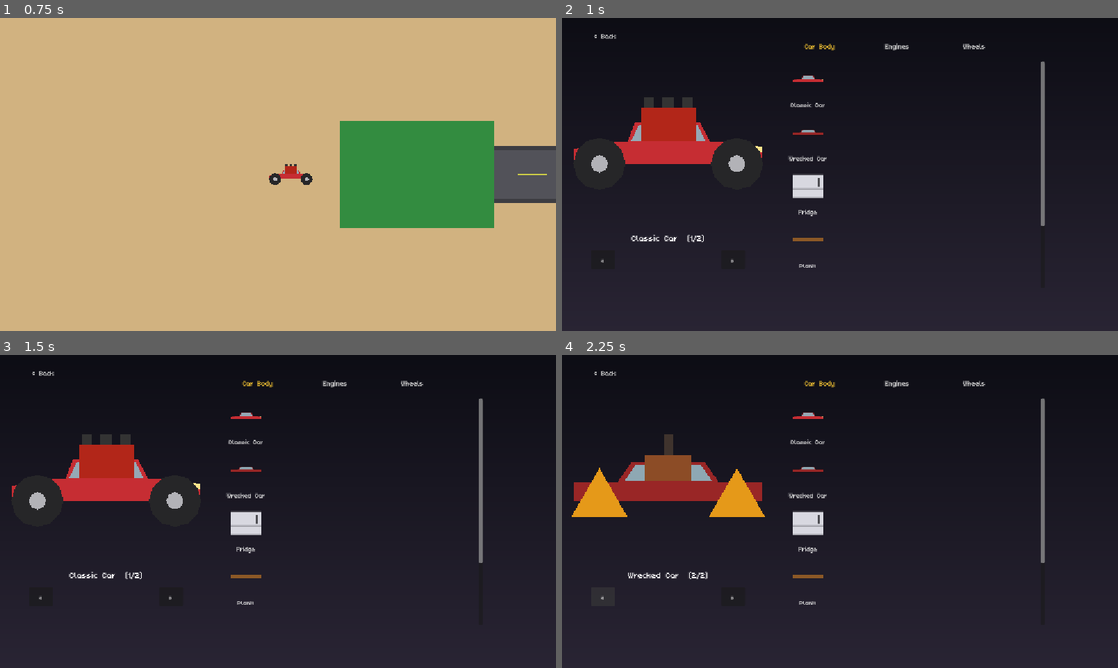
Above: before the commit, frames 1-4 (two rows, left to right).
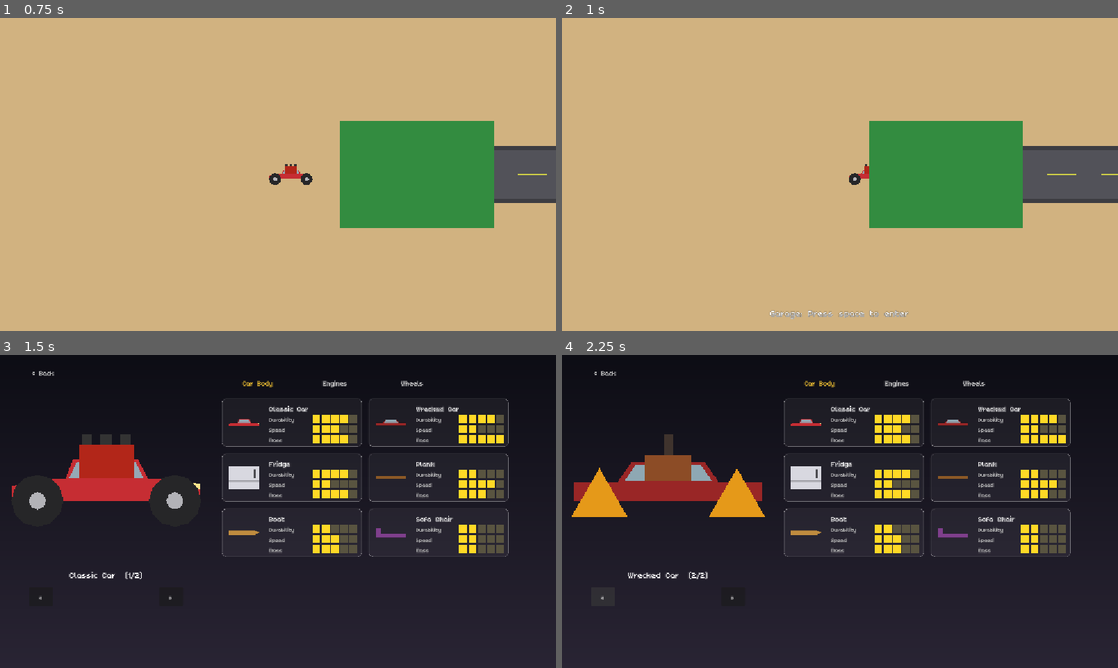
Above: after the commit, the same moments.

Repository: davidkovacwebdev/junkyard-drag-racing
Game: Godot game, scene res://scenes/world/main.tscn
Same seed, same stepped clock (60 frames per second), same inputs: the game is played once before the commit and once after it.
Inputs (mouse positions are in pixels of both pictures, inside the frame that each line leads up to):
- Up to frame 1 (0.75 s): tap Enter at 0.5 s; move the mouse to (400, 158) at 0.52 s; hold D from 0.53 s (still down); click (400, 158) at 0.67 s
- Up to frame 2 (1 s): keep holding D; tap Space at 0.77 s
- Up to frame 3 (1.5 s): release D at 1.25 s; tap Space at 1.25 s; drag from (166, 527) to (250, 574) at 1.27 s
- Up to frame 4 (2.25 s): click "<" at 2 s

Frame 1 is identical in both runs. In frame 2, 100% of the frame differs, in the area x 0-100%, y 0-100%; in frame 3, 6.7%; in frame 4, 6.7%.

Commit message:
Add stat display/2-col grid to garage parts, fix building Y-sort scope
Parts add a speed stat (durability/mass already existed); each catalog
row is now a bordered card in a 2-column grid, icon vertically centered
next to the title and three Durability/Speed/Mass 5-cell rating bars.

Buildings now mimic 3D depth: Obstacle's collision only covers the
bottom slice of its visual (the footprint), with a dedicated y-sorted
"Sortables" group (just the car + buildings, not ground/road/decor) so
the car draws behind or in front of a building based on relative Y.

Diff:
--- a/scenes/garage/garage.tscn
+++ b/scenes/garage/garage.tscn
@@ -103,11 +103,13 @@
 [node name="PartsScroll" type="ScrollContainer" parent="."]
 offset_left = 460.0
 offset_top = 90.0
-offset_right = 1000.0
+offset_right = 1140.0
 offset_bottom = 560.0
 
-[node name="PartsList" type="VBoxContainer" parent="PartsScroll"]
-theme_override_constants/separation = 14
+[node name="PartsList" type="GridContainer" parent="PartsScroll"]
+columns = 2
+theme_override_constants/h_separation = 14
+theme_override_constants/v_separation = 14
 
 [connection signal="pressed" from="PrevButton" to="." method="_on_prev_pressed"]
 [connection signal="pressed" from="NextButton" to="." method="_on_next_pressed"]
--- a/scenes/garage/part_slot.tscn
+++ b/scenes/garage/part_slot.tscn
@@ -1,22 +1,84 @@
-[gd_scene load_steps=3 format=3]
+[gd_scene load_steps=5 format=3]
 
 [ext_resource type="Script" path="res://scripts/garage/part_slot.gd" id="1"]
 [ext_resource type="PackedScene" path="res://scenes/garage/part_icon.tscn" id="2"]
+[ext_resource type="PackedScene" path="res://scenes/garage/stat_bar.tscn" id="3"]
 
-[node name="PartSlot" type="VBoxContainer"]
-custom_minimum_size = Vector2(100, 0)
+[sub_resource type="StyleBoxFlat" id="StyleBoxFlat_1"]
+bg_color = Color(1, 1, 1, 0.05)
+border_width_left = 1
+border_width_top = 1
+border_width_right = 1
+border_width_bottom = 1
+border_color = Color(1, 1, 1, 0.18)
+corner_radius_top_left = 8
+corner_radius_top_right = 8
+corner_radius_bottom_left = 8
+corner_radius_bottom_right = 8
+content_margin_left = 10.0
+content_margin_top = 8.0
+content_margin_right = 10.0
+content_margin_bottom = 8.0
+
+[node name="PartSlot" type="PanelContainer"]
 mouse_filter = 0
-alignment = 1
-theme_override_constants/separation = 6
+theme_override_styles/panel = SubResource("StyleBoxFlat_1")
 script = ExtResource("1")
 
-[node name="Icon" parent="." instance=ExtResource("2")]
+[node name="Row" type="HBoxContainer" parent="."]
 mouse_filter = 2
-size_flags_horizontal = 4
+theme_override_constants/separation = 16
 
-[node name="NameLabel" type="Label" parent="."]
+[node name="Icon" parent="Row" instance=ExtResource("2")]
 mouse_filter = 2
-theme_override_font_sizes/font_size = 15
-theme_override_colors/font_color = Color(0.9, 0.9, 0.9, 1)
-horizontal_alignment = 1
-autowrap_mode = 2
+size_flags_vertical = 4
+
+[node name="Info" type="VBoxContainer" parent="Row"]
+mouse_filter = 2
+size_flags_horizontal = 3
+size_flags_vertical = 4
+theme_override_constants/separation = 5
+
+[node name="TitleLabel" type="Label" parent="Row/Info"]
+mouse_filter = 2
+theme_override_font_sizes/font_size = 17
+theme_override_colors/font_color = Color(1, 1, 1, 1)
+
+[node name="DurabilityRow" type="HBoxContainer" parent="Row/Info"]
+mouse_filter = 2
+theme_override_constants/separation = 10
+
+[node name="DurabilityLabel" type="Label" parent="Row/Info/DurabilityRow"]
+mouse_filter = 2
+custom_minimum_size = Vector2(80, 0)
+theme_override_font_sizes/font_size = 13
+theme_override_colors/font_color = Color(0.75, 0.75, 0.75, 1)
+text = "Durability"
+
+[node name="DurabilityBar" parent="Row/Info/DurabilityRow" instance=ExtResource("3")]
+
+[node name="SpeedRow" type="HBoxContainer" parent="Row/Info"]
+mouse_filter = 2
+theme_override_constants/separation = 10
+
+[node name="SpeedLabel" type="Label" parent="Row/Info/SpeedRow"]
+mouse_filter = 2
+custom_minimum_size = Vector2(80, 0)
+theme_override_font_sizes/font_size = 13
+theme_override_colors/font_color = Color(0.75, 0.75, 0.75, 1)
+text = "Speed"
+
+[node name="SpeedBar" parent="Row/Info/SpeedRow" instance=ExtResource("3")]
+
+[node name="MassRow" type="HBoxContainer" parent="Row/Info"]
+mouse_filter = 2
+theme_override_constants/separation = 10
+
+[node name="MassLabel" type="Label" parent="Row/Info/MassRow"]
+mouse_filter = 2
+custom_minimum_size = Vector2(80, 0)
+theme_override_font_sizes/font_size = 13
+theme_override_colors/font_color = Color(0.75, 0.75, 0.75, 1)
+text = "Mass"
+
+[node name="MassBar" parent="Row/Info/MassRow" instance=ExtResource("3")]
--- /dev/null
+++ b/scenes/garage/stat_bar.tscn
@@ -0,0 +1,33 @@
+[gd_scene load_steps=2 format=3]
+
+[ext_resource type="Script" path="res://scripts/garage/stat_bar.gd" id="1"]
+
+[node name="StatBar" type="HBoxContainer"]
+mouse_filter = 2
+theme_override_constants/separation = 3
+script = ExtResource("1")
+
+[node name="Cell0" type="ColorRect" parent="."]
+custom_minimum_size = Vector2(16, 8)
+mouse_filter = 2
+color = Color(0.35, 0.33, 0.25, 1)
+
+[node name="Cell1" type="ColorRect" parent="."]
+custom_minimum_size = Vector2(16, 8)
+mouse_filter = 2
+color = Color(0.35, 0.33, 0.25, 1)
+
+[node name="Cell2" type="ColorRect" parent="."]
+custom_minimum_size = Vector2(16, 8)
+mouse_filter = 2
+color = Color(0.35, 0.33, 0.25, 1)
+
+[node name="Cell3" type="ColorRect" parent="."]
+custom_minimum_size = Vector2(16, 8)
+mouse_filter = 2
+color = Color(0.35, 0.33, 0.25, 1)
+
+[node name="Cell4" type="ColorRect" parent="."]
+custom_minimum_size = Vector2(16, 8)
+mouse_filter = 2
+color = Color(0.35, 0.33, 0.25, 1)
--- a/scenes/parts/bodies/body_boat.tscn
+++ b/scenes/parts/bodies/body_boat.tscn
@@ -9,6 +9,7 @@
 display_name = "Boat"
 mass = 12.0
 durability = 55.0
+speed = 3.5
 material_type = 1
 max_wheels = 2
 
--- a/scenes/parts/bodies/body_classic.tscn
+++ b/scenes/parts/bodies/body_classic.tscn
@@ -9,6 +9,7 @@
 display_name = "Classic Car"
 mass = 18.0
 durability = 100.0
+speed = 4.0
 material_type = 0
 max_wheels = 2
 color = Color(0.78, 0.18, 0.2, 1)
--- a/scenes/parts/bodies/body_fridge.tscn
+++ b/scenes/parts/bodies/body_fridge.tscn
@@ -9,6 +9,7 @@
 display_name = "Fridge"
 mass = 18.0
 durability = 110.0
+speed = 2.0
 material_type = 0
 max_wheels = 2
 
--- a/scenes/parts/bodies/body_plank.tscn
+++ b/scenes/parts/bodies/body_plank.tscn
@@ -9,6 +9,7 @@
 display_name = "Plank"
 mass = 14.0
 durability = 60.0
+speed = 5.5
 material_type = 1
 max_wheels = 2
 
--- a/scenes/parts/bodies/body_sofa.tscn
+++ b/scenes/parts/bodies/body_sofa.tscn
@@ -9,6 +9,7 @@
 display_name = "Sofa Chair"
 mass = 10.0
 durability = 40.0
+speed = 3.0
 material_type = 6
 max_wheels = 2
 
--- a/scenes/parts/bodies/body_wrecked_car.tscn
+++ b/scenes/parts/bodies/body_wrecked_car.tscn
@@ -9,6 +9,7 @@
 display_name = "Wrecked Car"
 mass = 20.0
 durability = 100.0
+speed = 3.0
 material_type = 0
 max_wheels = 2
 
--- a/scenes/parts/engines/engine_boiler.tscn
+++ b/scenes/parts/engines/engine_boiler.tscn
@@ -9,6 +9,7 @@
 display_name = "Boiler"
 mass = 22.0
 durability = 140.0
+speed = 1.5
 material_type = 0
 power = 1.5
 
--- a/scenes/parts/engines/engine_jet.tscn
+++ b/scenes/parts/engines/engine_jet.tscn
@@ -9,6 +9,7 @@
 display_name = "Jet Engine"
 mass = 16.0
 durability = 90.0
+speed = 8.0
 material_type = 0
 power = 8.0
 
--- a/scenes/parts/engines/engine_propeller.tscn
+++ b/scenes/parts/engines/engine_propeller.tscn
@@ -9,6 +9,7 @@
 display_name = "Propeller"
 mass = 7.0
 durability = 50.0
+speed = 5.5
 material_type = 0
 power = 5.5
 
--- a/scenes/parts/engines/engine_sail.tscn
+++ b/scenes/parts/engines/engine_sail.tscn
@@ -9,6 +9,7 @@
 display_name = "Sail"
 mass = 4.0
 durability = 20.0
+speed = 0.8
 material_type = 6
 power = 0.8
 
--- a/scenes/parts/engines/engine_v6.tscn
+++ b/scenes/parts/engines/engine_v6.tscn
@@ -9,6 +9,7 @@
 display_name = "V6 Engine"
 mass = 12.0
 durability = 120.0
+speed = 3.5
 material_type = 0
 power = 3.5
 
--- a/scenes/parts/wheels/wheel_bicycle.tscn
+++ b/scenes/parts/wheels/wheel_bicycle.tscn
@@ -9,6 +9,7 @@
 display_name = "Bicycle Wheel"
 mass = 3.0
 durability = 40.0
+speed = 6.5
 material_type = 4
 
 [node name="WheelBicycle" type="RigidBody2D"]
--- a/scenes/parts/wheels/wheel_square.tscn
+++ b/scenes/parts/wheels/wheel_square.tscn
@@ -9,6 +9,7 @@
 display_name = "Square Wheel"
 mass = 5.0
 durability = 90.0
+speed = 1.0
 material_type = 0
 
 [node name="WheelSquare" type="RigidBody2D"]
--- a/scenes/parts/wheels/wheel_standard.tscn
+++ b/scenes/parts/wheels/wheel_standard.tscn
@@ -9,6 +9,7 @@
 display_name = "Standard Wheel"
 mass = 4.0
 durability = 60.0
+speed = 5.0
 material_type = 4
 
 [node name="WheelStandard" type="RigidBody2D"]
--- a/scenes/parts/wheels/wheel_toilet.tscn
+++ b/scenes/parts/wheels/wheel_toilet.tscn
@@ -9,6 +9,7 @@
 display_name = "Toilet Bowl Wheel"
 mass = 8.0
 durability = 25.0
+speed = 1.5
 material_type = 3
 
 [node name="WheelToilet" type="RigidBody2D"]
--- a/scenes/parts/wheels/wheel_triangle.tscn
+++ b/scenes/parts/wheels/wheel_triangle.tscn
@@ -9,6 +9,7 @@
 display_name = "Triangle Wheel"
 mass = 6.0
 durability = 70.0
+speed = 2.0
 material_type = 2
 
 [node name="WheelTriangle" type="RigidBody2D"]
--- a/scenes/parts/wheels/wheel_tv.tscn
+++ b/scenes/parts/wheels/wheel_tv.tscn
@@ -9,6 +9,7 @@
 display_name = "CRT TV Wheel"
 mass = 10.0
 durability = 20.0
+speed = 0.8
 material_type = 5
 
 [node name="WheelTV" type="RigidBody2D"]
--- a/scenes/world/drag_strip.tscn
+++ b/scenes/world/drag_strip.tscn
@@ -13,6 +13,7 @@
 position = Vector2(-1150, -270)
 display_name = "Drag Strip"
 interior_scene = ExtResource("3")
+collision_height_fraction = 1.0
 
 [node name="Sign" type="Label" parent="."]
 offset_left = -1420.0
--- a/scenes/world/main.tscn
+++ b/scenes/world/main.tscn
@@ -24,9 +24,12 @@
 [node name="DragStrip" parent="." instance=ExtResource("5")]
 position = Vector2(3200, 0)
 
-[node name="PlayerCar" parent="." instance=ExtResource("1")]
+[node name="Sortables" type="Node2D" parent="."]
+y_sort_enabled = true
 
-[node name="House" parent="." instance=ExtResource("2")]
+[node name="PlayerCar" parent="Sortables" instance=ExtResource("1")]
+
+[node name="House" parent="Sortables" instance=ExtResource("2")]
 position = Vector2(300, 0)
 size = Vector2(320, 220)
 rect_color = Color(0.2, 0.55, 0.25, 1)
--- a/scripts/garage/garage.gd
+++ b/scripts/garage/garage.gd
@@ -9,7 +9,7 @@
 
 @onready var _car_view: CarView = $CarPreview
 @onready var _name_label: Label = $NameLabel
-@onready var _parts_list: VBoxContainer = $PartsScroll/PartsList
+@onready var _parts_list: GridContainer = $PartsScroll/PartsList
 @onready var _body_filter_button: Button = $BodyFilterButton
 @onready var _engine_filter_button: Button = $EngineFilterButton
 @onready var _wheel_filter_button: Button = $WheelFilterButton
--- a/scripts/garage/part_slot.gd
+++ b/scripts/garage/part_slot.gd
@@ -1,25 +1,45 @@
 class_name PartSlot
-extends VBoxContainer
+extends PanelContainer
 ## A part row that's both a drag source and a drop target — used for
-## every catalog list row AND for the car's own equipped-part icons.
-## Dragging a catalog row onto the car equips it; dragging the car's
-## current part onto a catalog row does the exact same equip, just
-## started from the other side ("vice versa") — whichever PartSlot
-## receives the drop just tells `garage` to equip the dragged part into
-## the currently-viewed car's matching category, regardless of which
-## slot it lands on.
+## every catalog list row. Dragging it onto the car equips it; dragging
+## the car's own part onto a catalog row does the exact same equip,
+## just started from the other side — whichever PartSlot receives the
+## drop just tells `garage` to equip the dragged part into the
+## currently-viewed car's matching category, regardless of which slot
+## it lands on.
+##
+## Layout: icon on the left, title + Durability/Speed/Mass stat bars
+## on the right.
 
 var category: PartData.Category
 var part: PartData
 var garage: Garage
 
-@onready var _icon: PartIcon = $Icon
-@onready var _name_label: Label = $NameLabel
+@onready var _icon: PartIcon = $Row/Icon
+@onready var _title_label: Label = $Row/Info/TitleLabel
+@onready var _durability_bar: StatBar = $Row/Info/DurabilityRow/DurabilityBar
+@onready var _speed_bar: StatBar = $Row/Info/SpeedRow/SpeedBar
+@onready var _mass_bar: StatBar = $Row/Info/MassRow/MassBar
+
+## Calibrated against the actual min/max seen across the current part
+## catalog (see the "speed = " values authored on each part scene, and
+## the mass/durability survey behind them) — not a physical unit, just
+## enough spread that a 1 and a 5 both show up somewhere in the catalog.
+const _MASS_RANGE := Vector2(3.0, 22.0)
+const _DURABILITY_RANGE := Vector2(20.0, 140.0)
+const _SPEED_RANGE := Vector2(0.5, 8.0)
 
 func set_part(new_part: PartData) -> void:
 	part = new_part
 	_icon.show_part(part.scene_path if part != null else "")
-	_name_label.text = part.display_name if part != null else "—"
+	_title_label.text = part.display_name if part != null else "—"
+	_durability_bar.set_rating(_rating(part.durability, _DURABILITY_RANGE) if part != null else 0)
+	_speed_bar.set_rating(_rating(part.speed, _SPEED_RANGE) if part != null else 0)
+	_mass_bar.set_rating(_rating(part.mass, _MASS_RANGE) if part != null else 0)
+
+static func _rating(value: float, stat_range: Vector2) -> int:
+	var t := clampf((value - stat_range.x) / (stat_range.y - stat_range.x), 0.0, 1.0)
+	return clampi(int(round(t * 4.0)) + 1, 1, 5)
 
 func _get_drag_data(_at_position: Vector2) -> Variant:
 	if part == null:
--- /dev/null
+++ b/scripts/garage/stat_bar.gd
@@ -0,0 +1,14 @@
+class_name StatBar
+extends HBoxContainer
+## Simple 5-cell rating bar — cells up to the rating are filled yellow,
+## the rest stay dim. Used to show a part's Durability/Speed/Mass at a
+## glance in the garage's parts list.
+
+const FILLED_COLOR := Color(1, 0.85, 0.15, 1)
+const EMPTY_COLOR := Color(0.35, 0.33, 0.25, 1)
+
+func set_rating(rating: int) -> void:
+	var clamped := clampi(rating, 0, get_child_count())
+	for i in get_child_count():
+		var cell: ColorRect = get_child(i)
+		cell.color = FILLED_COLOR if i < clamped else EMPTY_COLOR
--- a/scripts/parts/part_data.gd
+++ b/scripts/parts/part_data.gd
@@ -14,6 +14,10 @@
 @export var category: Category = Category.BODY
 @export var mass: float = 10.0
 @export var durability: float = 100.0
+## How much this part contributes to top speed — an engine's is just its
+## power; a body/wheel's is a stand-in for drag/rolling efficiency until
+## those actually factor into open-world driving.
+@export var speed: float = 3.0
 @export var material_type: MaterialType = MaterialType.METAL
 ## Scene this part's actual visual/physics rig lives in — set by whatever
 ## loads the part (PartDatabase), not authored on the resource itself.
--- a/scripts/world/obstacle.gd
+++ b/scripts/world/obstacle.gd
@@ -4,6 +4,14 @@
 ## a visible landmark so movement/rotation are obvious against the empty
 ## sand (the camera is a child of the car, so the car itself never moves
 ## on screen; these are what give you something to move relative to).
+##
+## Buildings are meant to read as 3D — a footprint you can't drive
+## through, with a taller "front wall" rising above it that you *can*
+## walk behind. So the collision only covers the bottom slice of the
+## visual (the footprint); the rest is walkable-behind, and Main's
+## y_sort_enabled draws whichever of the car/building has the lower Y
+## first, so the car slots visually behind the wall when it's above it
+## and in front of it when it's below.
 
 @export var size: Vector2 = Vector2(200, 200)
 @export var rect_color: Color = Color(0.45, 0.35, 0.25)
@@ -13,6 +21,10 @@
 ## Optional: if set, activating this also switches to that scene (e.g.
 ## the garage interior).
 @export var interior_scene: PackedScene
+## Fraction of the visual height that's actually solid, hugging the
+## bottom edge — the building's footprint. Set to 1.0 for a flat prop
+## with no "behind it" to walk into.
+@export_range(0.0, 1.0) var collision_height_fraction: float = 0.35
 
 func _ready() -> void:
 	# `ColorRect` is optional: a subclass scene may draw its own art in
@@ -24,4 +36,6 @@
 		visual.size = size
 		visual.position = -size / 2.0
 	var shape: RectangleShape2D = $CollisionShape2D.shape
-	shape.size = size
+	var collision_height := size.y * collision_height_fraction
+	shape.size = Vector2(size.x, collision_height)
+	$CollisionShape2D.position = Vector2(0.0, size.y / 2.0 - collision_height / 2.0)
Not shown, added: scripts/garage/stat_bar.gd.uid
